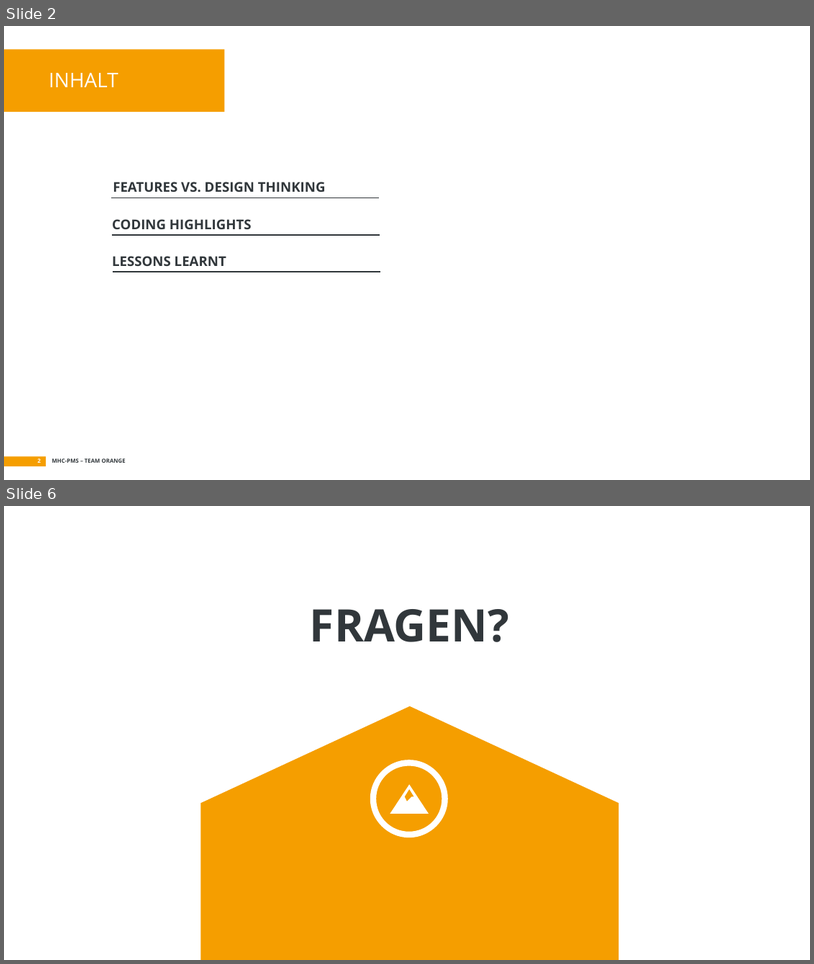
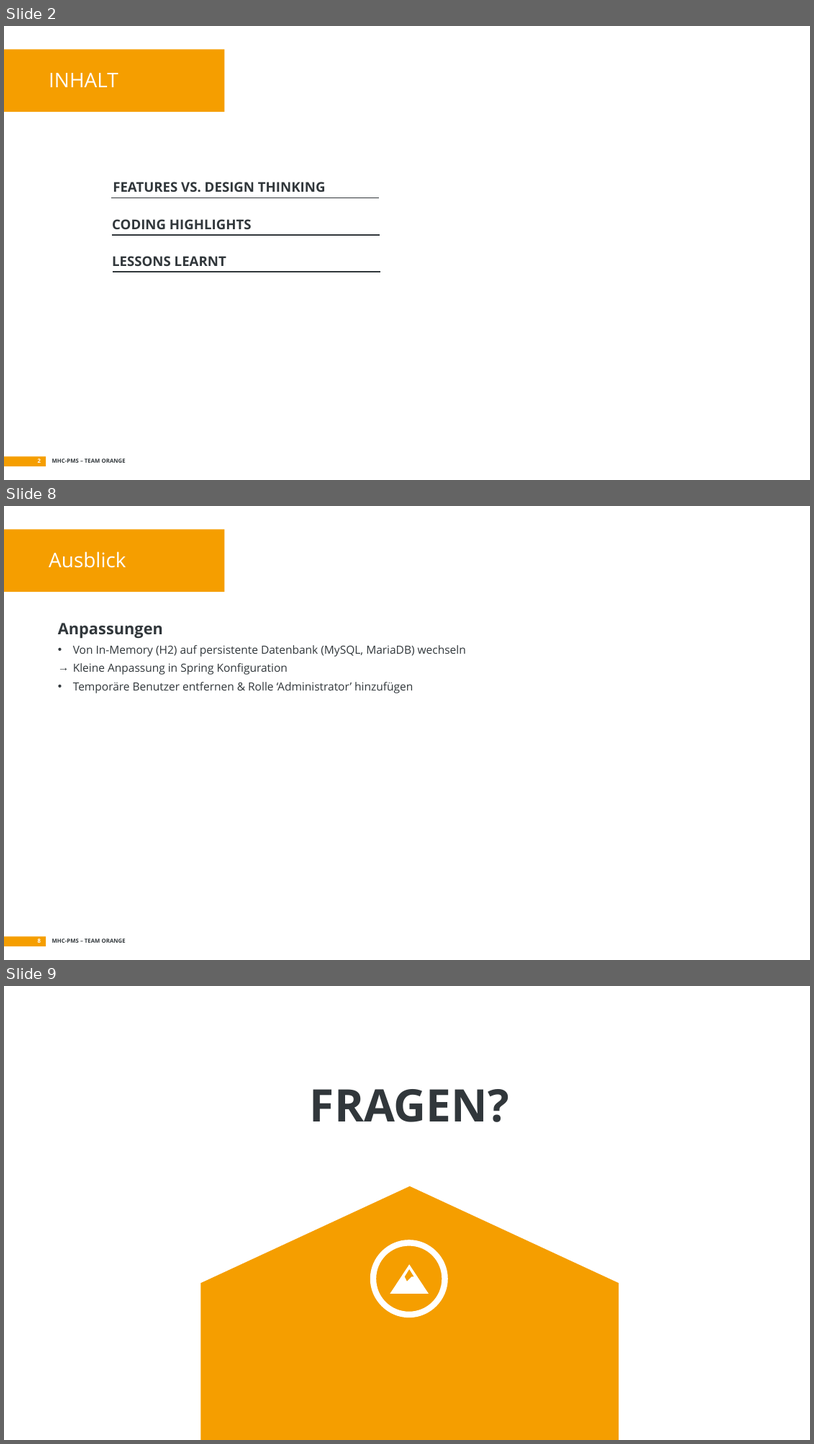
Before and after one commit to soed2020-teamorange/ch.bfh.bti7081.s2020.orange, a slide deck: doc/tasks/task_09/task09.pptx. Shown one above the other, each under a label of ours: slides 2 and 6 before the commit, slides 2, 8 and 9 after it; the slides between them are not shown. The pictures are 814x964 and 814x1444 pixels, drawn with LibreOffice and Linux fonts; fonts in the diff are those of the drawing. Boxes give left, top, right and bottom in pixels: in the first picture for what was removed or moved away, otherwise in the second. Text is boxed around its words. In the diff, an @@ line names an element or a change of style, - is before the commit and + after.

Commit message:
Add more text to presentation

```diff
--- a/doc/tasks/task_09/task09.pptx
+++ b/doc/tasks/task_09/task09.pptx
@@ slide 8 added at [4,506,810,960], background #FFFFFF; not listed: 4 template elements that a slide beside it also shows @@
@@ title added at [49,551,126,568], 18 pt, text #FFFFFF @@
+Ausblick
@@ text added at [58,623,466,693], 10 pt, text #31373B @@
+Anpassungen
+• Von In-Memory (H2) auf persistente Datenbank (MySQL, MariaDB) wechseln
+→ Kleine Anpassung in Spring Konfiguration
+• Temporäre Benutzer entfernen & Rolle ‘Administrator’ hinzufügen
@@ what was slide 6 is now slide 9 @@
```
Also in this commit, not shown: 3 slides changed, 2 other slides added.
